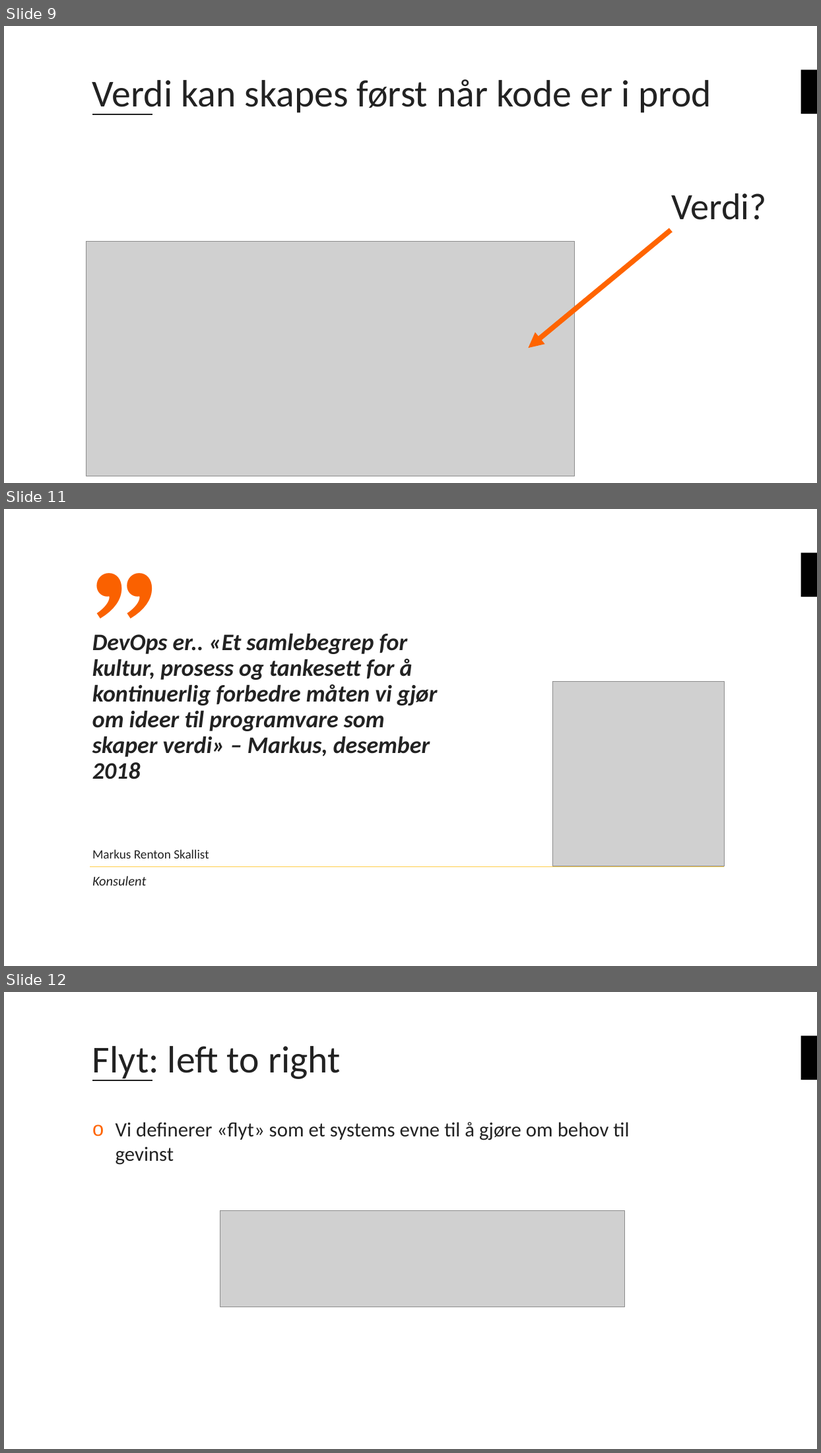
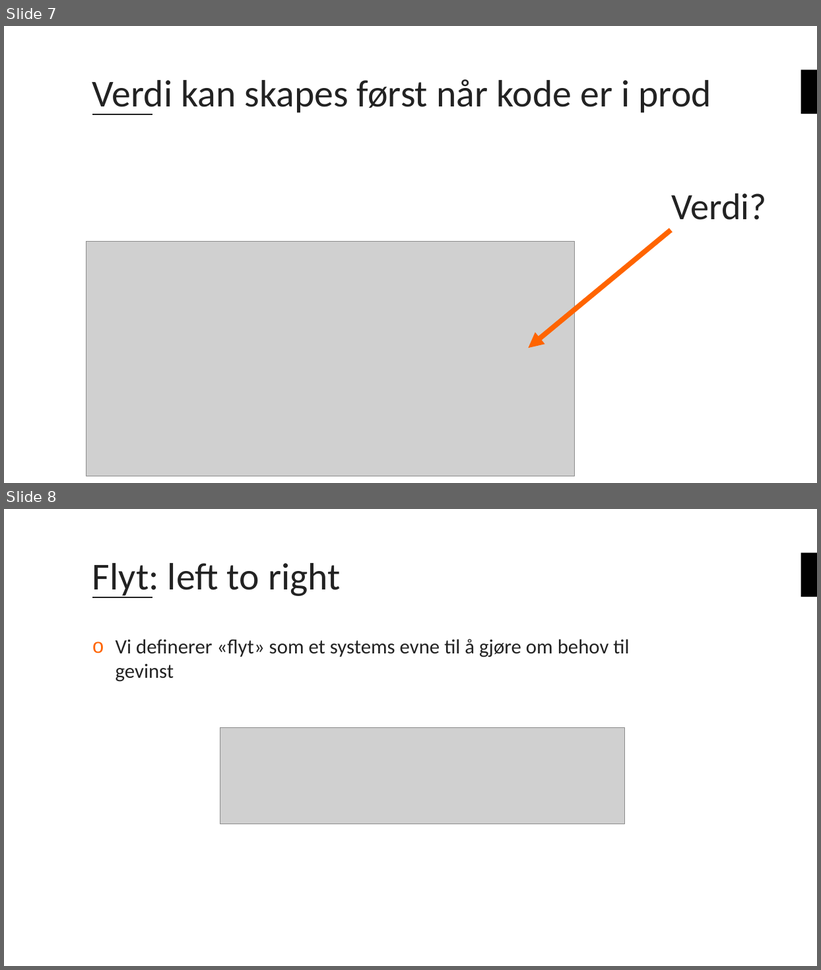
Before and after one commit to bouvet/azure-workshops, a slide deck: Workshop_2/Presentasjon/Azureskolen-Workshop#2.pptx. Shown one above the other, each under a label of ours: slides 9, 11 and 12 before the commit, slides 7 and 8 after it; the slides between them are not shown. The pictures are 821x1453 and 821x970 pixels, drawn with LibreOffice and Linux fonts; fonts in the diff are those of the drawing; grey boxes stand for pictures; background and template pictures are left out. Boxes give left, top, right and bottom in pixels: in the first picture for what was removed or moved away, otherwise in the second. Text is boxed around its words. In the diff, an @@ line names an element or a change of style, - is before the commit and + after.

```diff
--- a/Workshop_2/Presentasjon/Azureskolen-Workshop#2.pptx
+++ b/Workshop_2/Presentasjon/Azureskolen-Workshop#2.pptx
@@ slide 11 removed at <box>4,509,817,966</box>, background #FFFFFF; not listed: 1 template element that a slide beside it also shows @@
@@ text removed at <box>86,554,168,627</box> @@
-”
@@ title removed at <box>92,633,437,780</box> @@
-DevOps er.. «Et samlebegrep for kultur, prosess og tankesett for å kontinuerlig forbedre måten vi gjør om ideer til programvare som skaper verdi» – Markus, desember 2018
@@ picture removed at <box>553,682,725,867</box> @@
@@ text removed at <box>92,850,209,859</box> @@
-Markus Renton Skallist
@@ line removed from (90, 867) to (725, 867) @@
@@ text removed at <box>92,876,146,886</box> @@
-Konsulent
@@ what was slide 9 is now slide 7 @@
@@ what was slide 12 is now slide 8 @@
```
Also in this commit, not shown: 3 slides changed, 2 slides added, 5 other slides removed, 1 other file.
